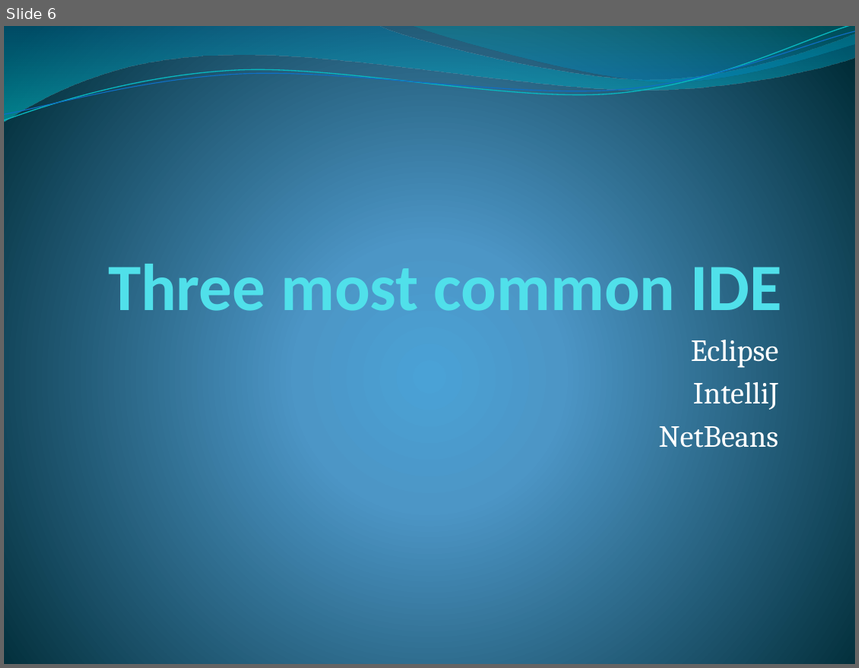
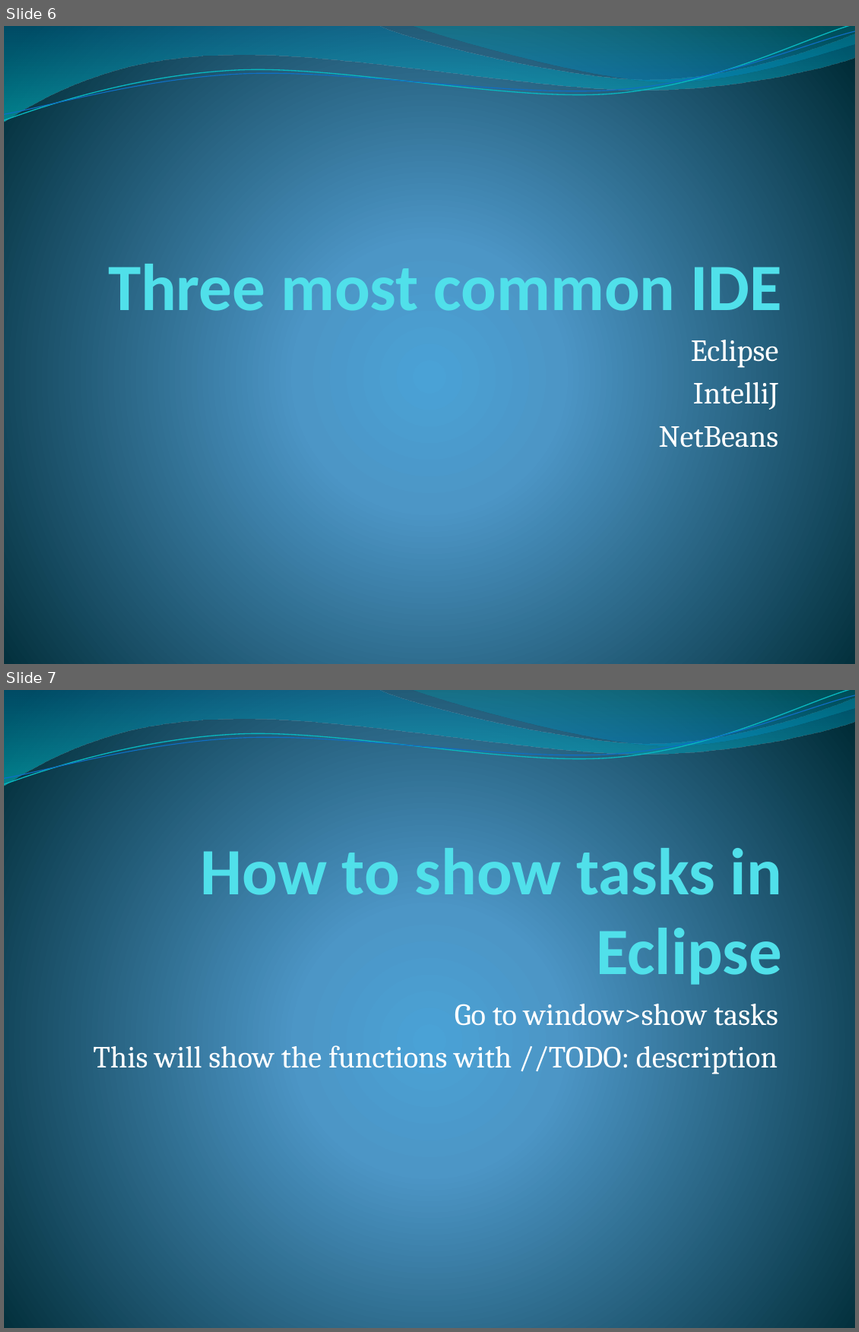
Before and after one commit to githubsebkun/Software-Interview-Questions, a slide deck: Java.pptx. Shown one above the other, each under a label of ours: slide 6 before the commit, slides 6 and 7 after it. The pictures are 859x668 and 859x1332 pixels, drawn with LibreOffice and Linux fonts; fonts in the diff are those of the drawing. Boxes give left, top, right and bottom in pixels: in the first picture for what was removed or moved away, otherwise in the second. Text is boxed around its words. In the diff, an @@ line names an element or a change of style, - is before the commit and + after.

```diff
--- a/Java.pptx
+++ b/Java.pptx
@@ slide 7 added at (4, 690, 855, 1328), background gradient #4AA0D6 to #4C98C7 to #002C38; not listed: 4 template elements that a slide beside it also shows @@
@@ title added at (201, 848, 782, 990), 56 pt, text #51E0EA, bold @@
+How to show tasks in Eclipse
@@ subtitle added at (93, 997, 778, 1075), 26 pt, text #FFFFFF @@
+Go to window>show tasks
+This will show the functions with //TODO: description
```
Also in this commit, not shown: 69 other slides added, 10 other files.
